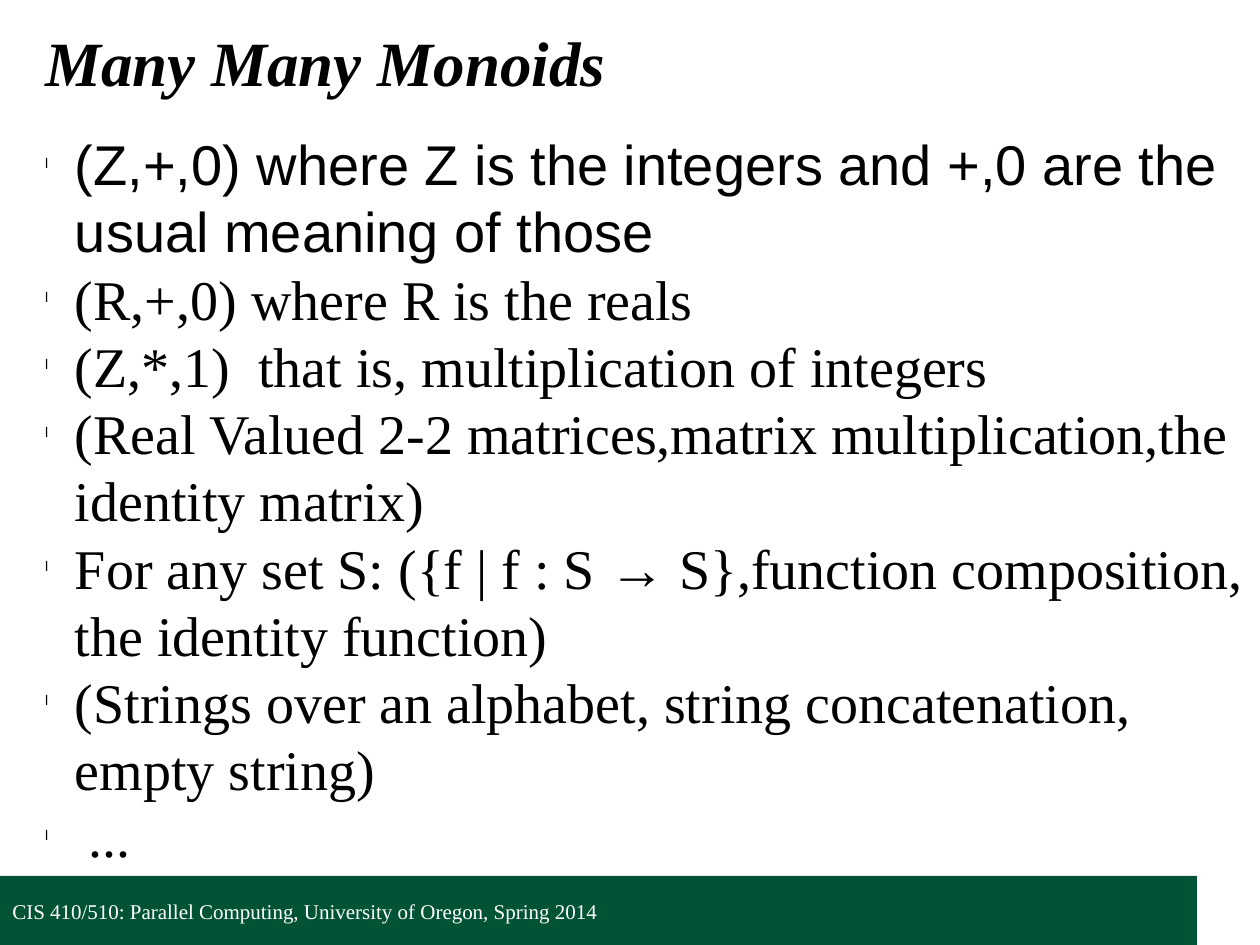
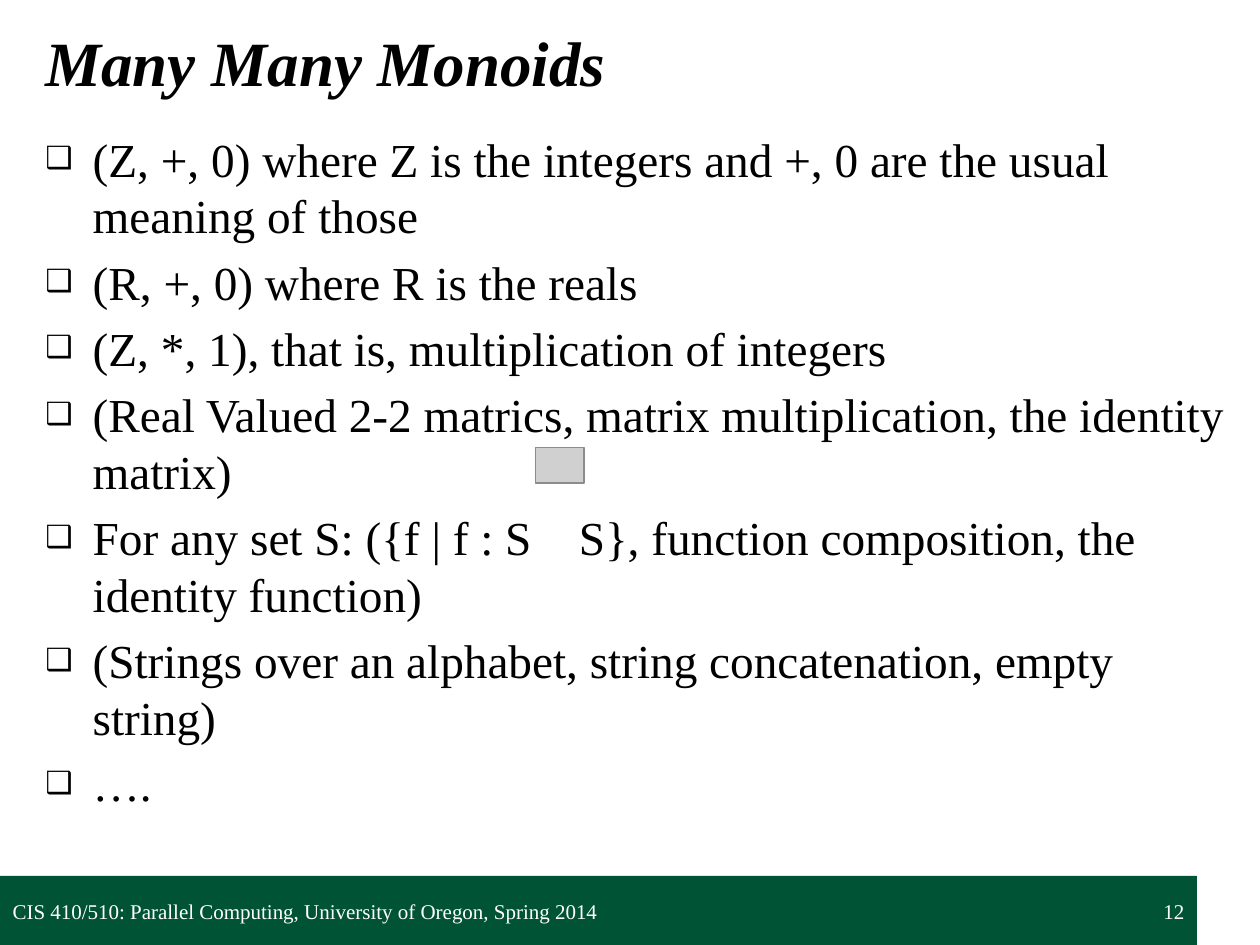
Before and after one commit to UOregonParallel/CourseMaterials, a slide deck: slide 12 of lecture_content/classSlides/2_collectivesPattern/collectivesPattern.pptx. Drawn at 1260x945 pixels with LibreOffice and Linux fonts; fonts in the diff are those of the drawing; grey boxes stand for pictures; background and template pictures are left out. Boxes give left, top, right and bottom in pixels: in the first picture for what was removed or moved away, otherwise in the second. Text is boxed around its words. In the diff, an @@ line names an element or a change of style, - is before the commit and + after.

Commit message:
Re-formatted collectives presentation, added PDF versions of all lectures for ease in review process.

```diff
--- a/lecture_content/classSlides/2_collectivesPattern/collectivesPattern.pptx
+++ b/lecture_content/classSlides/2_collectivesPattern/collectivesPattern.pptx
@@ text at <box>93,144,1223,744</box>: text changed; size 32 to 27 pt @@
-l ...
+❑ ….
@@ text at <box>93,144,1223,621</box>: text changed; size 32 to 27 pt @@
-l (Z,+,0) where Z is the integers and +,0 are the usual meaning of those
-l (R,+,0) where R is the reals
-l (Z,*,1) that is, multiplication of integers
-l (Real Valued 2-2 matrices,matrix multiplication,the identity matrix)
-l For any set S: ({f | f : S → S},function composition, the identity function)
+❑ (Z, +, 0) where Z is the integers and +, 0 are the usual meaning of those
+❑ (R, +, 0) where R is the reals
+❑ (Z, *, 1), that is, multiplication of integers
+❑ (Real Valued 2-2 matrics, matrix multiplication, the identity matrix)
+❑ For any set S: ({f | f : S S}, function composition, the identity function)
@@ picture added at <box>536,447,585,483</box> @@
@@ text at <box>93,645,1113,744</box>: size 32 to 27 pt in "(Strings over an alphabet, string concatenation, empty ..."; bullet l to ❑; more space between paragraphs @@
@@ page number added at <box>1163,905,1184,919</box>, 12 pt, text #FFFFFF @@
+12
```
Also in this commit, not shown: 37 other slides changed, 2 slides added, 2 slides removed, 3 other files.
